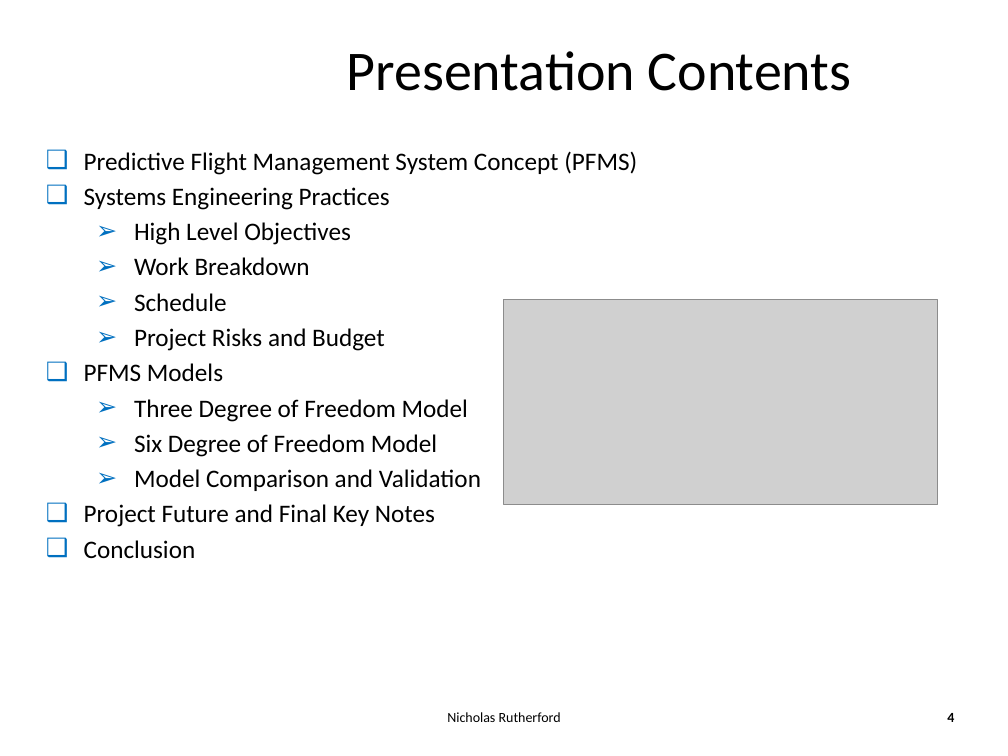
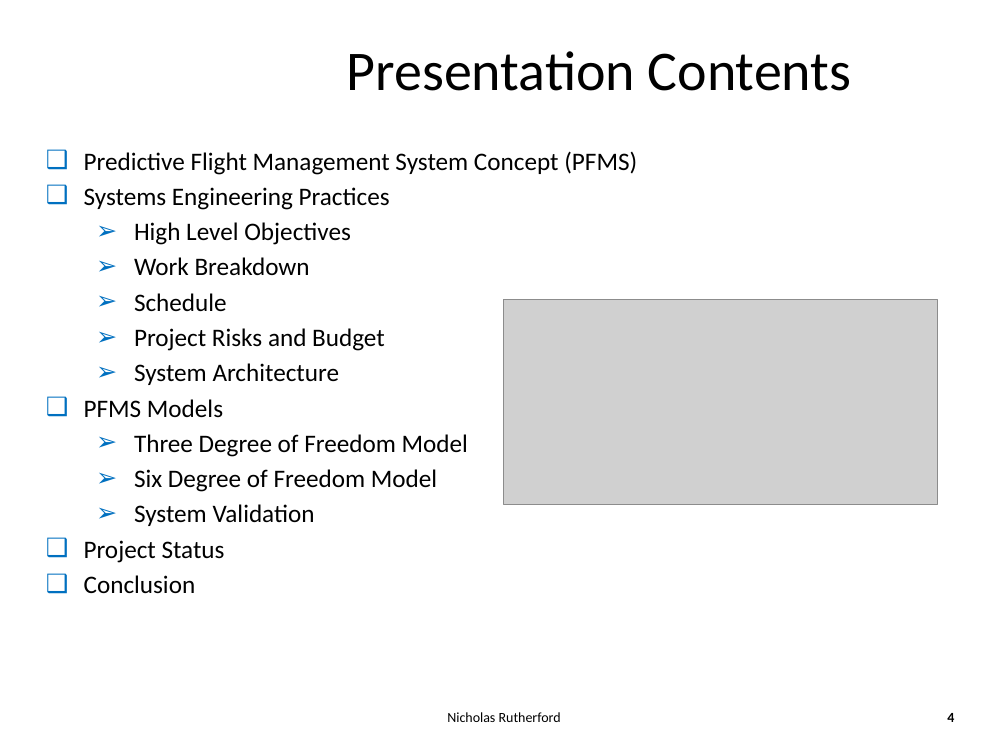
Before and after one commit to ArnCarveris/qut-pfms, a slide deck: slide 4 of docproject/PFMS Smartskies Presentation Semester 1.pptx. Drawn at 1008x756 pixels with LibreOffice and Linux fonts; fonts in the diff are those of the drawing; grey boxes stand for pictures; background and template pictures are left out. Boxes give left, top, right and bottom in pixels: in the first picture for what was removed or moved away, otherwise in the second. Text is boxed around its words. In the diff, an @@ line names an element or a change of style, - is before the commit and + after.

```diff
--- a/docproject/PFMS Smartskies Presentation Semester 1.pptx
+++ b/docproject/PFMS Smartskies Presentation Semester 1.pptx
@@ text at <box>134,363,340,385</box>: paragraph added @@
+  ➢ System Architecture
@@ text at <box>84,504,315,563</box>: text changed @@
-  ➢ Model Comparison and Validation
-❑ Project Future and Final Key Notes
+  ➢ System Validation
+❑ Project Status
```
Also in this commit, not shown: 12 other slides changed, 1 slide removed.
